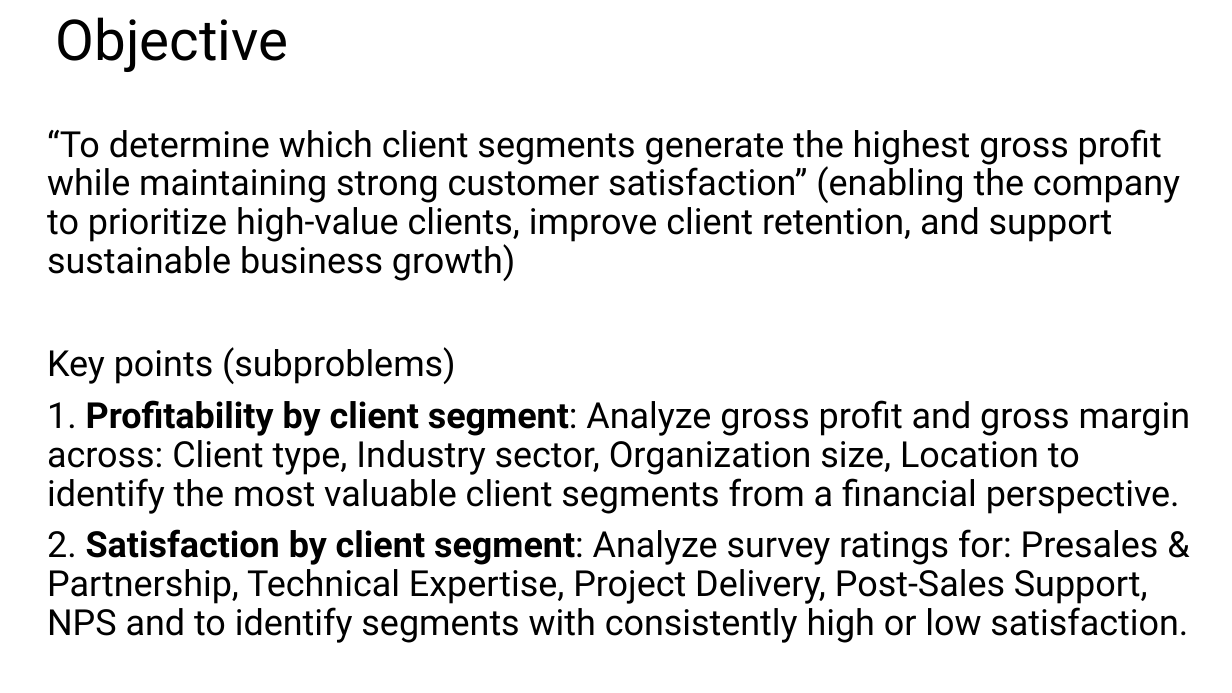
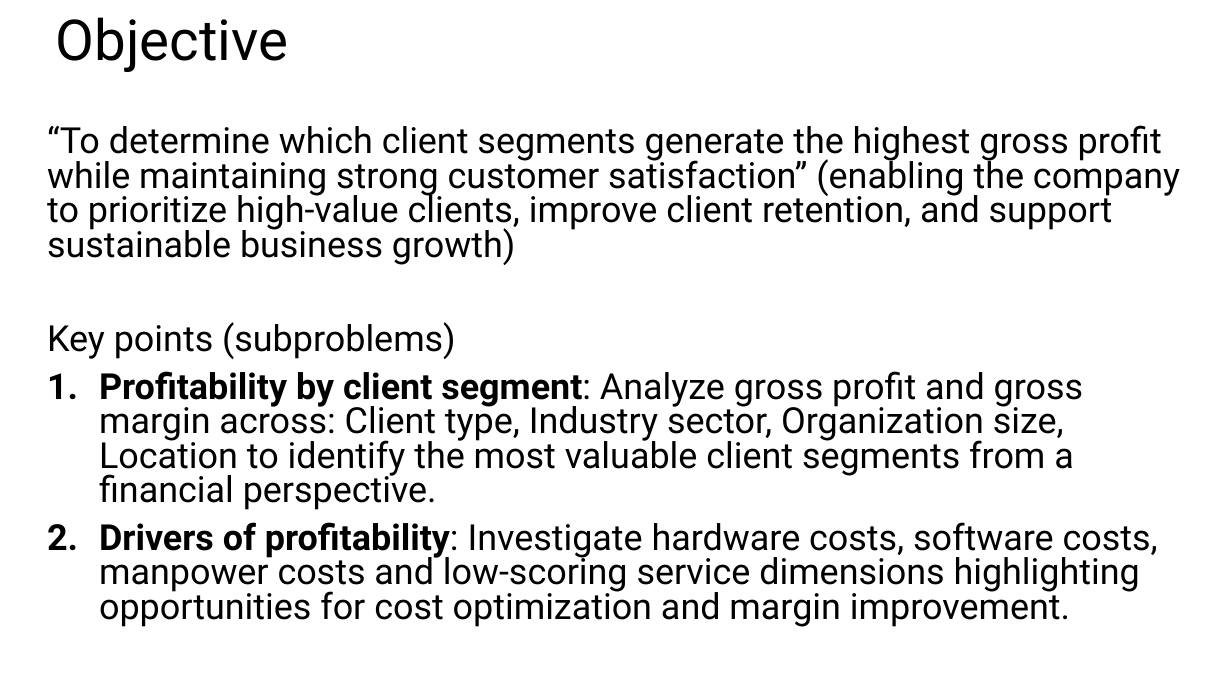
Before and after one commit to noodlebatteries124/DAVI-CA2, a slide deck: slide 2 of DAVICA2.pptx. Drawn at 1232x693 pixels with LibreOffice and Linux fonts; fonts in the diff are those of the drawing. Boxes give left, top, right and bottom in pixels: in the first picture for what was removed or moved away, otherwise in the second. Text is boxed around its words. In the diff, an @@ line names an element or a change of style, - is before the commit and + after.

```diff
--- a/DAVICA2.pptx
+++ b/DAVICA2.pptx
@@ text at [47, 125, 1180, 359]: line spacing 0.9 to 0.8 @@
@@ text at [99, 371, 1158, 627]: text changed @@
-1. Profitability by client segment: Analyze gross profit and gross margin across: Client type, Industry sector, Organization size, Location to identify the most valuable client segments from a financial perspective.
-2. Satisfaction by client segment: Analyze survey ratings for: Presales & Partnership, Technical Expertise, Project Delivery, Post-Sales Support, NPS and to identify segments with consistently high or low satisfaction.
+1. Profitability by client segment: Analyze gross profit and gross margin across: Client type, Industry sector, Organization size, Location to identify the most valuable client segments from a financial perspective.
+2. Drivers of profitability: Investigate hardware costs, software costs, manpower costs and low-scoring service dimensions highlighting opportunities for cost optimization and margin improvement.
```
Also in this commit, not shown: 2 other slides changed, 2 other files.
